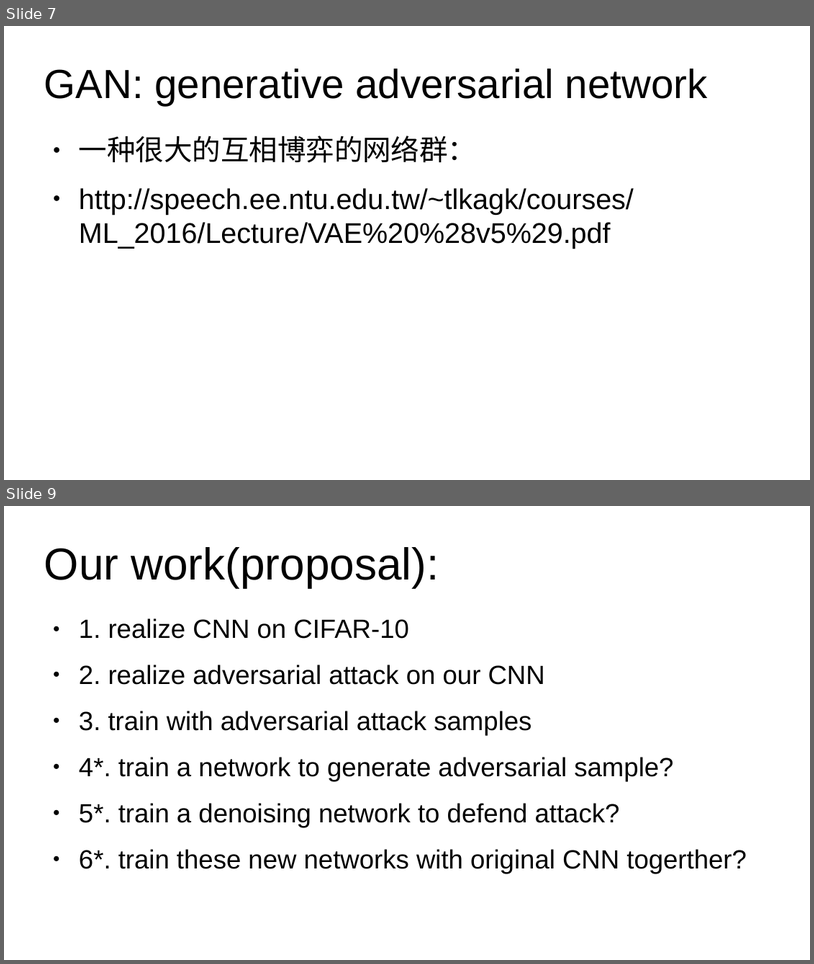
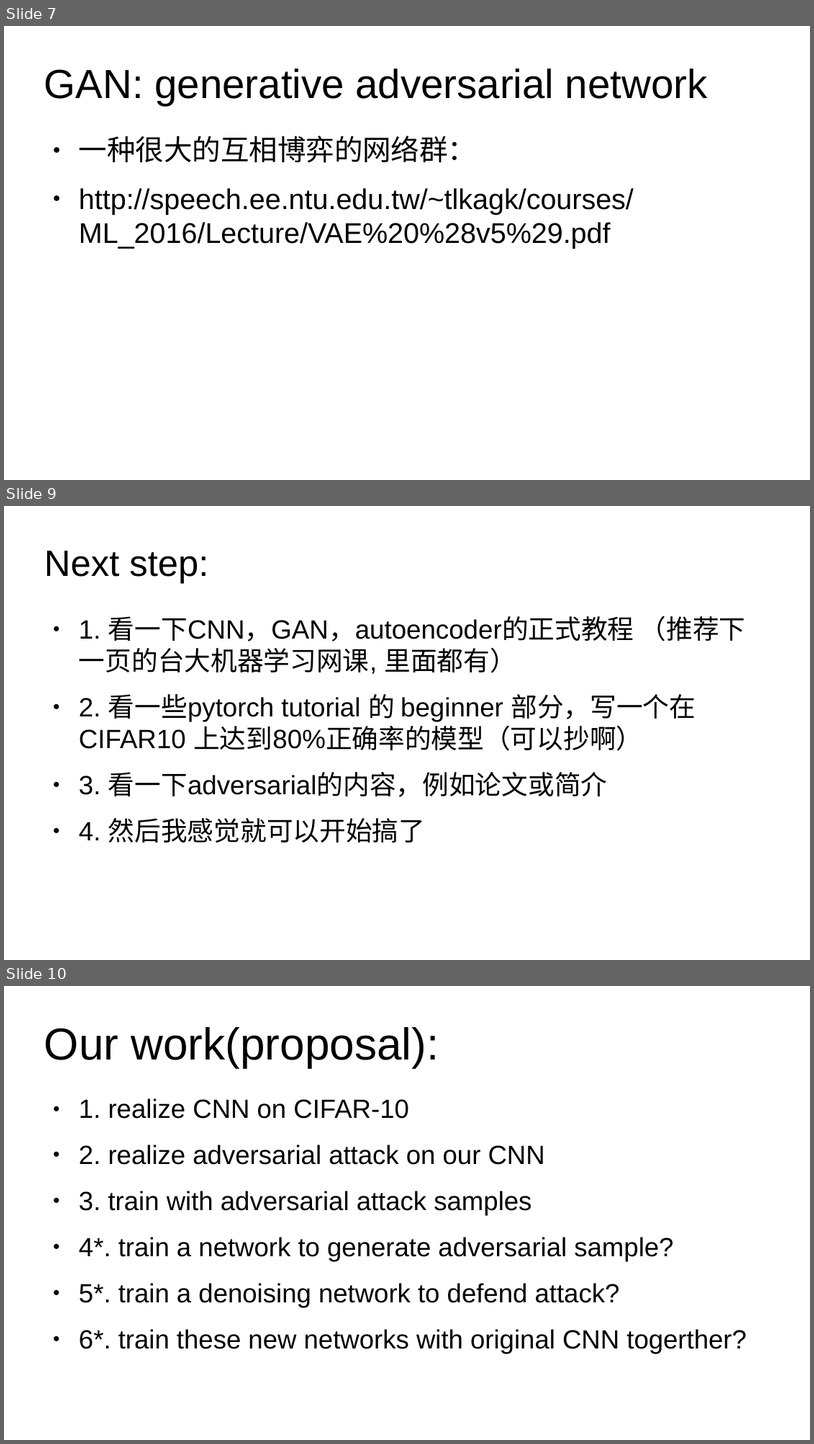
Before and after one commit to henryliuw/Gradient-Adversarial-Transformation-Network, a slide deck: project_note.odp. Shown one above the other, each under a label of ours: slides 7 and 9 before the commit, slides 7, 9 and 10 after it; the slides between them are not shown. The pictures are 814x964 and 814x1444 pixels, drawn with LibreOffice and Linux fonts; fonts in the diff are those of the drawing. Boxes give left, top, right and bottom in pixels: in the first picture for what was removed or moved away, otherwise in the second. Text is boxed around its words. In the diff, an @@ line names an element or a change of style, - is before the commit and + after.

```diff
--- a/project_note.odp
+++ b/project_note.odp
@@ slide 9 added at (x1=4, y1=506, x2=810, y2=960), background #FFFFFF @@
@@ title added at (x1=44, y1=551, x2=208, y2=584), 36 pt, text #000000 @@
+Next step:
@@ text added at (x1=79, y1=616, x2=746, y2=842), 26 pt, text #000000 @@
+● 1. 看一下CNN，GAN，autoencoder的正式教程 （推荐下一页的台大机器学习网课, 里面都有）
+● 2. 看一些pytorch tutorial 的 beginner 部分，写一个在CIFAR10 上达到80%正确率的模型（可以抄啊）
+● 3. 看一下adversarial的内容，例如论文或简介
+● 4. 然后我感觉就可以开始搞了
@@ what was slide 9 is now slide 10 @@
```
Also in this commit, not shown: 5 slides changed.
